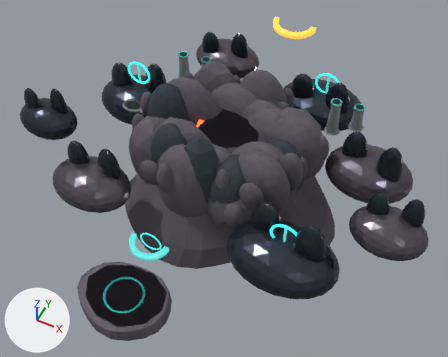
The Blender file assets/source/world/skyknit-volcanic-archipelago.blend: old version first, new version second.
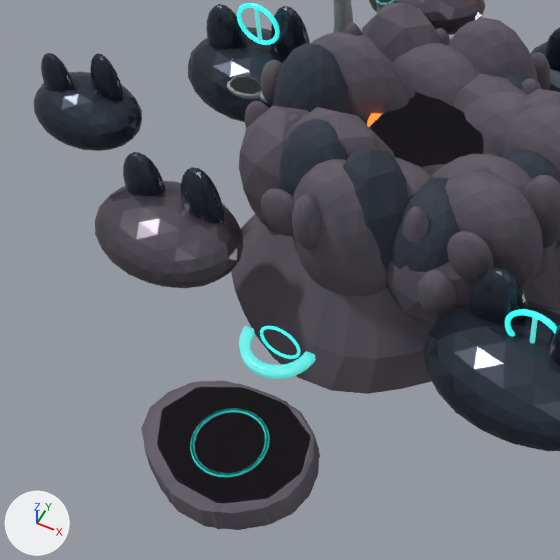
There are two pictures of each version: one whole from a 50 mm camera at (85.7, -168.4, 203.6) aimed at (4.9, -6.8, 1.6), one close up on the part from 0% to 67% of the width and 17% to 100% of the height. Every picture has the same lights, and +X, +Y and +Z are marked at lower left. The older version's two pictures come first.

The first close-up shows 'ExpeditionBeacon__volcanic_archipelago_high', 'ExpeditionBeacon__volcanic_archipelago_low', 'LandingPad__volcanic_archipelago_high', 'LandingPad__volcanic_archipelago_low', 'ObsidianIslands__volcanic_archipelago_high', 'VolcanoCaldera__volcanic_archipelago_high', 'VolcanoCaldera__volcanic_archipelago_low' and 9 more.
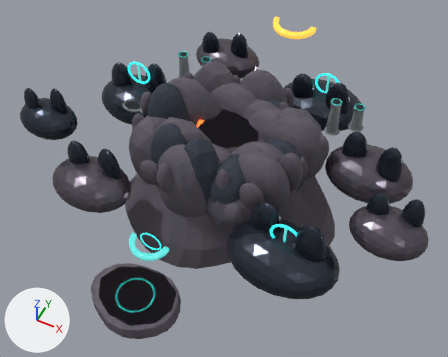
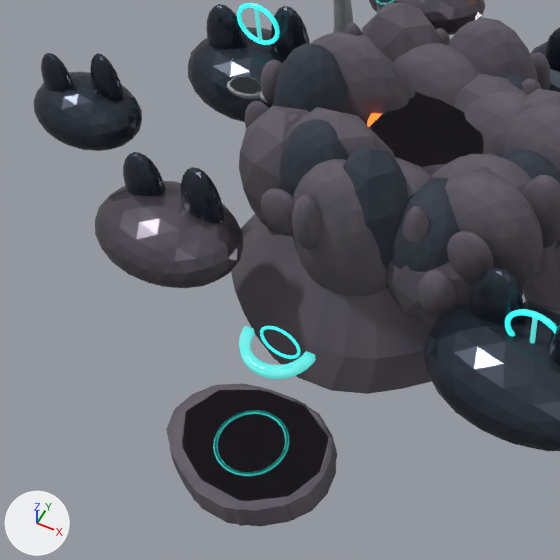
Where the change shows, as pixel boxes (x1, y1, x2, y2) in the close-ups (560 x 560 px):
```json
{"object": "LandingPad__volcanic_archipelago_high", "change": "moved", "before": [141, 380, 319, 530], "after": [166, 383, 337, 527]}
{"object": "LandingPad__volcanic_archipelago_low", "change": "moved", "before": [144, 383, 320, 529], "after": [169, 386, 337, 526]}
```

Scene script edits in JSON lines:
```json
{"op": "set", "path": "ob_landingpad__volcanic_archipelago_high.location", "old": "(0.0, -78.0, 4.0)", "new": "(0.0, -72.0, -5.0)"}
{"op": "set", "path": "ob_landingpad__volcanic_archipelago_low.location", "old": "(0.0, -78.0, 4.0)", "new": "(0.0, -72.0, -5.0)"}
```
